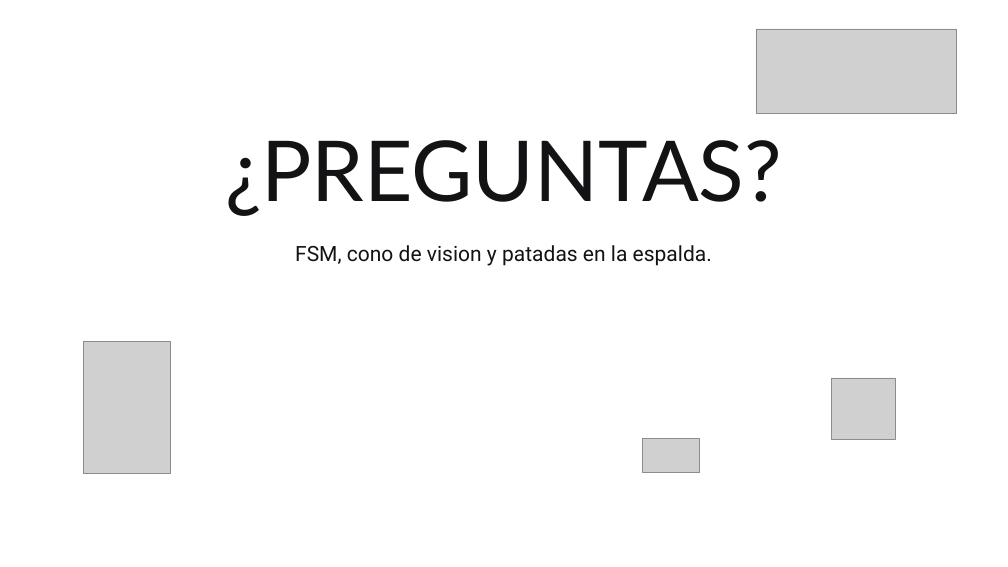
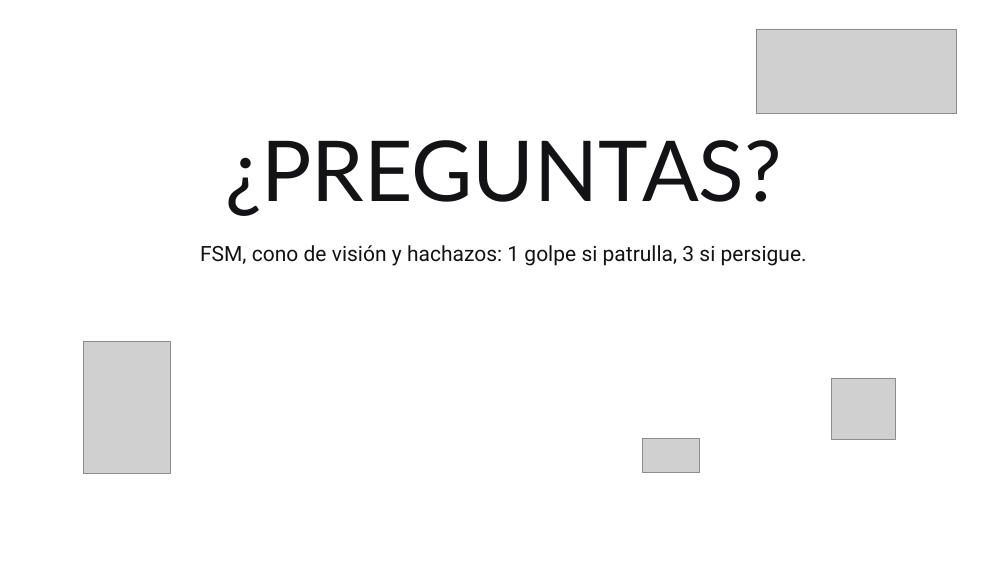
Before and after one commit to abala-tec/TC2005B, a slide deck: slide 27 of T8/T8.8.2-enemigos-fsm/T8.8.2-Enemigos-FSM.pptx. Drawn at 1008x567 pixels with LibreOffice and Linux fonts; fonts in the diff are those of the drawing; grey boxes stand for pictures; background and template pictures are left out. Boxes give left, top, right and bottom in pixels: in the first picture for what was removed or moved away, otherwise in the second. Text is boxed around its words. In the diff, an @@ line names an element or a change of style, - is before the commit and + after.

Commit message:
[master] udpate de las diapositivas de scena 7, hack en vez de patadas, 3hit dinamica

```diff
--- a/T8/T8.8.2-enemigos-fsm/T8.8.2-Enemigos-FSM.pptx
+++ b/T8/T8.8.2-enemigos-fsm/T8.8.2-Enemigos-FSM.pptx
@@ text at <box>200,245,807,266</box>: text changed @@
-FSM, cono de vision y patadas en la espalda.
+FSM, cono de visión y hachazos: 1 golpe si patrulla, 3 si persigue.
```
Also in this commit, not shown: 10 other slides changed, 2 slides added, 2 slides removed, 12 other files.
